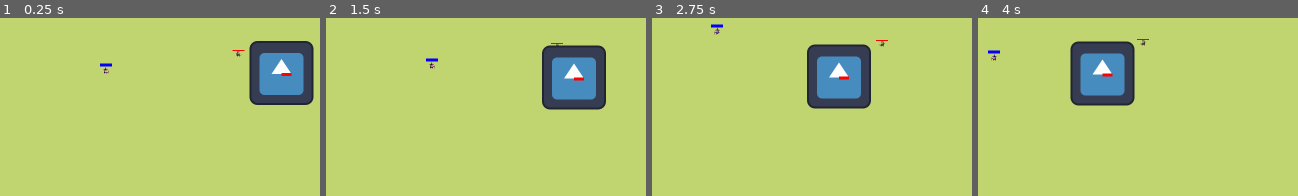
Above: before the commit, frames 1-4 (left to right).
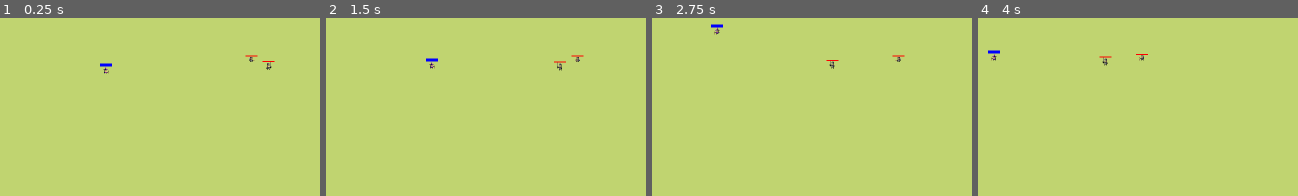
Above: after the commit, the same moments.

Repository: matulai/videojuego-rival-tactics
Game: Godot game, scene res://scenes/TestScene.tscn
Two runs of this game, one before a commit and one after it. Both use one fixed random seed, a clock stepped at 60 frames per second and the inputs below. This scene is started directly instead of the project's main scene. The engine's default icon, where the game draws it, is replaced by a stand-in: a white triangle on a blue panel in a dark square.
Inputs:
- Up to frame 1 (0.25 s): no input
- Up to frame 2 (1.5 s): tap Enter at 0.5 s; hold W (move_up_1) from 0.53 s (still down); tap Space (attack_1) at 0.6 s; tap Keypad 1 (attack_2) at 1.35 s
- Up to frame 3 (2.75 s): release W (move_up_1) at 2.03 s; hold A (move_left_1) from 2.03 s (still down); tap Down (move_down_2) at 2.1 s
- Up to frame 4 (4 s): tap Left (move_left_2) at 2.85 s; release A (move_left_1) at 3.53 s; hold S (move_down_1) from 3.53 s (still down); tap Right (move_right_2) at 3.6 s

The runs differ from the first frame. In frame 1, 7.3% of the frame differs, in the area x 72-99%, y 12-49%; in frame 2, 7.2%; in frame 3, 7.3%; in frame 4, 7.4%, in the area x 28-54%, y 11-50%.
Error in both runs: Invalid call to function 'initialize' in base 'Area2D (Proyectile.gd)'. Expected 6 arguments. (res://characters/archer/Archer.gd:16)

Commit message:
Se agregan animaciones y sonidos al soldier

Diff:
--- a/boss_rival_tactics/characters/soldier/Soldier.tscn
+++ b/boss_rival_tactics/characters/soldier/Soldier.tscn
@@ -1,44 +1,170 @@
-[gd_scene load_steps=9 format=3 uid="uid://d3dn20yxty3tt"]
+[gd_scene load_steps=16 format=3 uid="uid://d3dn20yxty3tt"]
 
 [ext_resource type="PackedScene" uid="uid://cxqchi54ki4jq" path="res://characters/TroopUnit.tscn" id="1_5r2b2"]
 [ext_resource type="Script" path="res://characters/soldier/states/IdleState.gd" id="3_5ltk0"]
 [ext_resource type="Script" path="res://characters/soldier/states/ChaseState.gd" id="3_vqhm4"]
-[ext_resource type="Texture2D" uid="uid://c3e6xr6qikg7p" path="res://assets/sprites/icon.svg" id="5_owdn3"]
+[ext_resource type="Script" path="res://characters/soldier/states/AttackState.gd" id="4_4ielo"]
+[ext_resource type="Texture2D" uid="uid://c75iwyddly7cj" path="res://assets/sprites/guard_sword_master.png" id="4_vdo8t"]
+[ext_resource type="Script" path="res://characters/archer/states/HurtState.gd" id="5_525is"]
+[ext_resource type="Script" path="res://characters/archer/states/DeathState.gd" id="6_7ytrk"]
 
 [sub_resource type="Animation" id="Animation_do7kp"]
 length = 0.001
+tracks/0/type = "value"
+tracks/0/imported = false
+tracks/0/enabled = true
+tracks/0/path = NodePath("Sprite2D:frame")
+tracks/0/interp = 1
+tracks/0/loop_wrap = true
+tracks/0/keys = {
+"times": PackedFloat32Array(0),
+"transitions": PackedFloat32Array(1),
+"update": 1,
+"values": [25]
+}
 
 [sub_resource type="Animation" id="Animation_gydte"]
 resource_name = "attack_animation"
 tracks/0/type = "value"
 tracks/0/imported = false
 tracks/0/enabled = true
-tracks/0/path = NodePath("Sprite2D:rotation")
-tracks/0/interp = 1
-tracks/0/loop_wrap = true
-tracks/0/keys = {
-"times": PackedFloat32Array(0, 0.233333, 0.5, 0.733333, 1),
-"transitions": PackedFloat32Array(1, 1, 1, 1, 1),
-"update": 0,
-"values": [0.0, 1.5708, 3.14159, 4.71239, 0.0]
+tracks/0/path = NodePath("Sprite2D:frame")
+tracks/0/interp = 1
+tracks/0/loop_wrap = true
+tracks/0/keys = {
+"times": PackedFloat32Array(0, 0.2, 0.4, 0.6, 0.8, 1),
+"transitions": PackedFloat32Array(1, 1, 1, 1, 1, 1),
+"update": 1,
+"values": [24, 25, 26, 27, 28, 29]
+}
+tracks/1/type = "method"
+tracks/1/imported = false
+tracks/1/enabled = true
+tracks/1/path = NodePath(".")
+tracks/1/interp = 1
+tracks/1/loop_wrap = true
+tracks/1/keys = {
+"times": PackedFloat32Array(0.4),
+"transitions": PackedFloat32Array(1),
+"values": [{
+"args": [],
+"method": &"attack_melee_sound"
+}]
+}
+
+[sub_resource type="Animation" id="Animation_r66ey"]
+resource_name = "death_animation"
+length = 1.5
+tracks/0/type = "value"
+tracks/0/imported = false
+tracks/0/enabled = true
+tracks/0/path = NodePath("Sprite2D:frame")
+tracks/0/interp = 1
+tracks/0/loop_wrap = true
+tracks/0/keys = {
+"times": PackedFloat32Array(0, 0.2, 0.4, 0.6, 0.8, 1, 1.2, 1.4),
+"transitions": PackedFloat32Array(1, 1, 1, 1, 1, 1, 1, 1),
+"update": 1,
+"values": [40, 41, 42, 43, 44, 45, 46, 47]
+}
+tracks/1/type = "method"
+tracks/1/imported = false
+tracks/1/enabled = true
+tracks/1/path = NodePath(".")
+tracks/1/interp = 1
+tracks/1/loop_wrap = true
+tracks/1/keys = {
+"times": PackedFloat32Array(1.5),
+"transitions": PackedFloat32Array(1),
+"values": [{
+"args": [],
+"method": &"remove"
+}]
+}
+tracks/2/type = "value"
+tracks/2/imported = false
+tracks/2/enabled = true
+tracks/2/path = NodePath(".:collision_layer")
+tracks/2/interp = 1
+tracks/2/loop_wrap = true
+tracks/2/keys = {
+"times": PackedFloat32Array(0),
+"transitions": PackedFloat32Array(1),
+"update": 1,
+"values": [16]
+}
+
+[sub_resource type="Animation" id="Animation_x3s7l"]
+resource_name = "hurt_animation"
+length = 0.4
+tracks/0/type = "value"
+tracks/0/imported = false
+tracks/0/enabled = true
+tracks/0/path = NodePath("Sprite2D:frame")
+tracks/0/interp = 1
+tracks/0/loop_wrap = true
+tracks/0/keys = {
+"times": PackedFloat32Array(0, 0.1, 0.2, 0.3),
+"transitions": PackedFloat32Array(1, 1, 1, 1),
+"update": 1,
+"values": [32, 33, 34, 35]
+}
+
+[sub_resource type="Animation" id="Animation_y63c5"]
+resource_name = "idle_animation"
+loop_mode = 1
+tracks/0/type = "value"
+tracks/0/imported = false
+tracks/0/enabled = true
+tracks/0/path = NodePath("Sprite2D:frame")
+tracks/0/interp = 1
+tracks/0/loop_wrap = true
+tracks/0/keys = {
+"times": PackedFloat32Array(0, 0.233333, 0.5, 0.733333),
+"transitions": PackedFloat32Array(1, 1, 1, 1),
+"update": 1,
+"values": [0, 1, 2, 3]
+}
+
+[sub_resource type="Animation" id="Animation_3q2ev"]
+resource_name = "walk_animation"
+loop_mode = 1
+tracks/0/type = "value"
+tracks/0/imported = false
+tracks/0/enabled = true
+tracks/0/path = NodePath("Sprite2D:frame")
+tracks/0/interp = 1
+tracks/0/loop_wrap = true
+tracks/0/keys = {
+"times": PackedFloat32Array(0, 0.233333, 0.5, 0.733333),
+"transitions": PackedFloat32Array(1, 1, 1, 1),
+"update": 1,
+"values": [8, 9, 10, 11]
 }
 
 [sub_resource type="AnimationLibrary" id="AnimationLibrary_s18v7"]
 _data = {
 "RESET": SubResource("Animation_do7kp"),
-"attack_animation": SubResource("Animation_gydte")
+"attack_animation": SubResource("Animation_gydte"),
+"death_animation": SubResource("Animation_r66ey"),
+"hurt_animation": SubResource("Animation_x3s7l"),
+"idle_animation": SubResource("Animation_y63c5"),
+"walk_animation": SubResource("Animation_3q2ev")
 }
 
 [sub_resource type="CircleShape2D" id="CircleShape2D_b8muh"]
-radius = 61.0
+radius = 3.16228
 
 [node name="Soldier" instance=ExtResource("1_5r2b2")]
-speed = 100
+damage = 3
+distance_maximun = 5
+speed = 85
+hp = 10
 
 [node name="AbstractStateMachine" parent="." index="0"]
 character_path = NodePath("..")
-START_STATE = NodePath("Chase")
-STATES_LIST = Array[NodePath]([NodePath("Chase"), NodePath("Idle")])
+START_STATE = NodePath("Idle")
+STATES_LIST = Array[NodePath]([NodePath("Chase"), NodePath("Idle"), NodePath("Attack"), NodePath("Hurt"), NodePath("Death")])
 
 [node name="Chase" type="Node" parent="AbstractStateMachine" index="0"]
 script = ExtResource("3_vqhm4")
@@ -48,8 +174,28 @@
 script = ExtResource("3_5ltk0")
 state_id = "idle"
 
+[node name="Attack" type="Node" parent="AbstractStateMachine" index="2"]
+script = ExtResource("4_4ielo")
+state_id = "attack"
+
+[node name="AttackCoolDown" type="Timer" parent="AbstractStateMachine/Attack" index="0"]
+one_shot = true
+
+[node name="Hurt" type="Node" parent="AbstractStateMachine" index="3"]
+script = ExtResource("5_525is")
+state_id = "hurt"
+
+[node name="Death" type="Node" parent="AbstractStateMachine" index="4"]
+script = ExtResource("6_7ytrk")
+state_id = "death"
+
 [node name="Sprite2D" parent="." index="1"]
-texture = ExtResource("5_owdn3")
+position = Vector2(0, -7)
+texture = ExtResource("4_vdo8t")
+hframes = 8
+vframes = 6
+frame = 25
+region_rect = Rect2(0, 0, 320, 192)
 
 [node name="AnimationPlayer" parent="." index="2"]
 libraries = {
@@ -57,11 +203,22 @@
 }
 
 [node name="NavigationAgent2D" parent="." index="3"]
-path_desired_distance = 48.0
-target_desired_distance = 140.0
+path_desired_distance = 16.0
+target_desired_distance = 16.0
+path_max_distance = 128.0
 
 [node name="PathTimer" parent="." index="4"]
 wait_time = 0.33
 
 [node name="CollisionShape2D" parent="." index="5"]
 shape = SubResource("CircleShape2D_b8muh")
+
+[node name="HealthBar" parent="." index="6"]
+offset_left = -12.0
+offset_top = -13.0
+offset_right = 12.0
+offset_bottom = -11.0
+
+[connection signal="character_hurt" from="." to="AbstractStateMachine/Chase" method="_on_soldier_character_hurt"]
+[connection signal="character_hurt" from="." to="AbstractStateMachine/Idle" method="_on_soldier_character_hurt"]
+[connection signal="character_hurt" from="." to="AbstractStateMachine/Attack" method="_on_soldier_character_hurt"]
--- a/boss_rival_tactics/characters/soldier/states/AttackState.gd
+++ b/boss_rival_tactics/characters/soldier/states/AttackState.gd
@@ -5,9 +5,21 @@
 	character.move()
 	character._play_animation("attack_animation")
 
-func exit() -> void:
-	character.collision_shape.set_disabled(true)
+func update(_delta: float) -> void:
+	character.chase()
+	if is_instance_valid(character.target) and character.is_target_reached():
+		#print(character.navigation_agent.is_target_reached())
+		character._play_animation("attack_animation")
+	else:
+		emit_signal("finished", "chase")
 
-func update(_delta: float) -> void:
-	if not character.is_attacking:
-		emit_signal("finished", "chase")
+func _on_animation_finished(anim_name: String) -> void:
+	if is_instance_valid(character.target) and anim_name == "attack_animation":
+		character.target.take_damage(
+			character.damage,
+			character.knockback_direction,
+			character.knockback_force
+		)
+
+func _on_soldier_character_hurt() -> void:
+	emit_signal("finished", "hurt")
--- a/boss_rival_tactics/characters/soldier/states/ChaseState.gd
+++ b/boss_rival_tactics/characters/soldier/states/ChaseState.gd
@@ -1,22 +1,16 @@
 extends AbstractState
 
+func enter() -> void:
+	character._play_animation("walk_animation")
+
 func update(delta: float) -> void:
-	character.chase()
-	character.move()
-
 	if is_instance_valid(character.target):
-#		Ataco si el enemigo esta cerca, distancia definida en NavigationAgent2D
+		character.chase()
+		character.move()
 		if character.navigation_agent.is_target_reached():
-			character._play_animation("attack_animation")
+			emit_signal("finished", "attack")
 	else:
 		emit_signal("finished", "idle")
 
-
-func _on_animation_finished(anim_name: String) -> void:
-#CUANDO SE AGREGEN MAS ANIMACIONES CAMBIAR ESTA IMPLEMENTACION
-	if is_instance_valid(character.target):
-		character.target.take_damage(
-			character.damage,
-			character.knockback_direction,
-			character.knockback_force
-		)
+func _on_soldier_character_hurt() -> void:
+	emit_signal("finished", "hurt")
--- a/boss_rival_tactics/characters/soldier/states/IdleState.gd
+++ b/boss_rival_tactics/characters/soldier/states/IdleState.gd
@@ -3,9 +3,11 @@
 func enter() -> void:
 	character.move_direction = Vector2.ZERO
 	character.move()
-	#if GLOBAL.get_unit_enemies(character.isTeamOne).is_empty():
-		#character.path_timer.stop()
+	character._play_animation("idle_animation")
 
 func update(_delta: float ) -> void:
-	if not GLOBAL.get_unit_enemies(character.isTeamOne).is_empty():
+	if (not GLOBAL.get_unit_enemies(character.isTeamOne).is_empty()) and is_instance_valid(character.target):
 		emit_signal("finished", "chase")
+
+func _on_soldier_character_hurt() -> void:
+	emit_signal("finished", "hurt")
